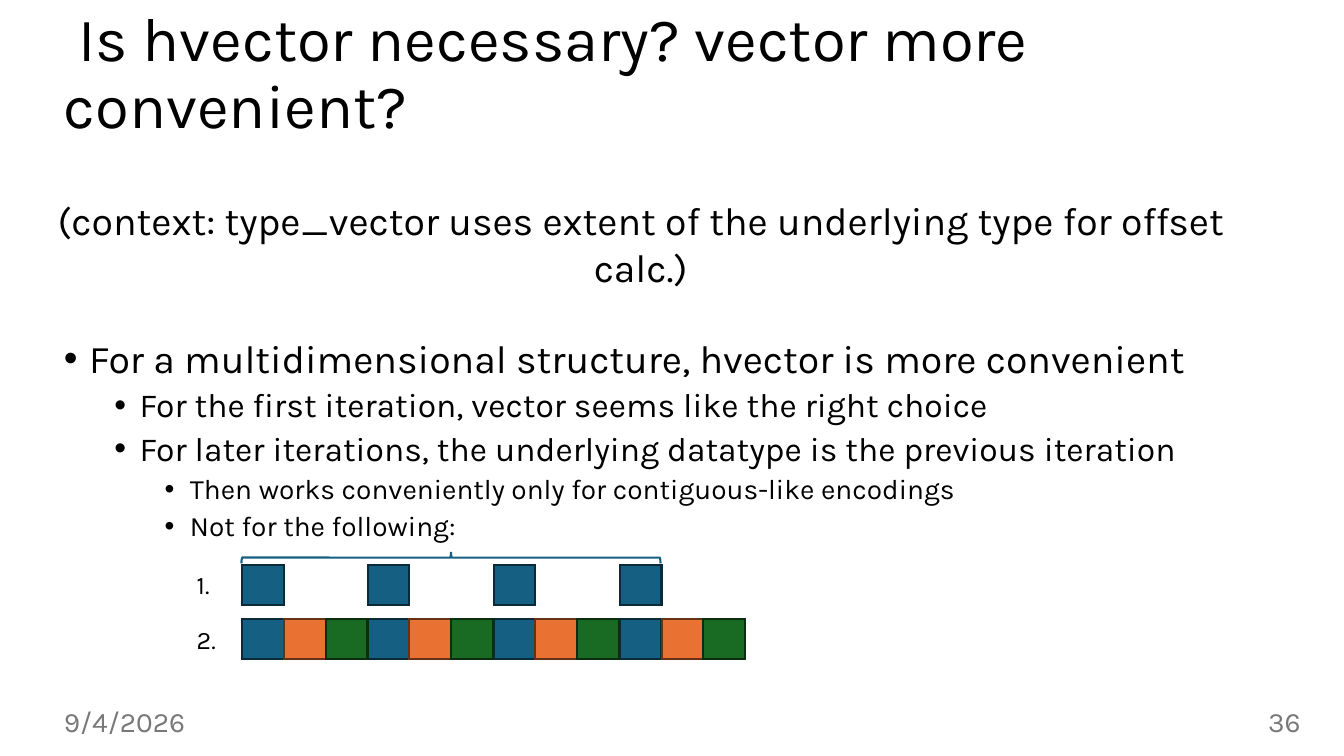
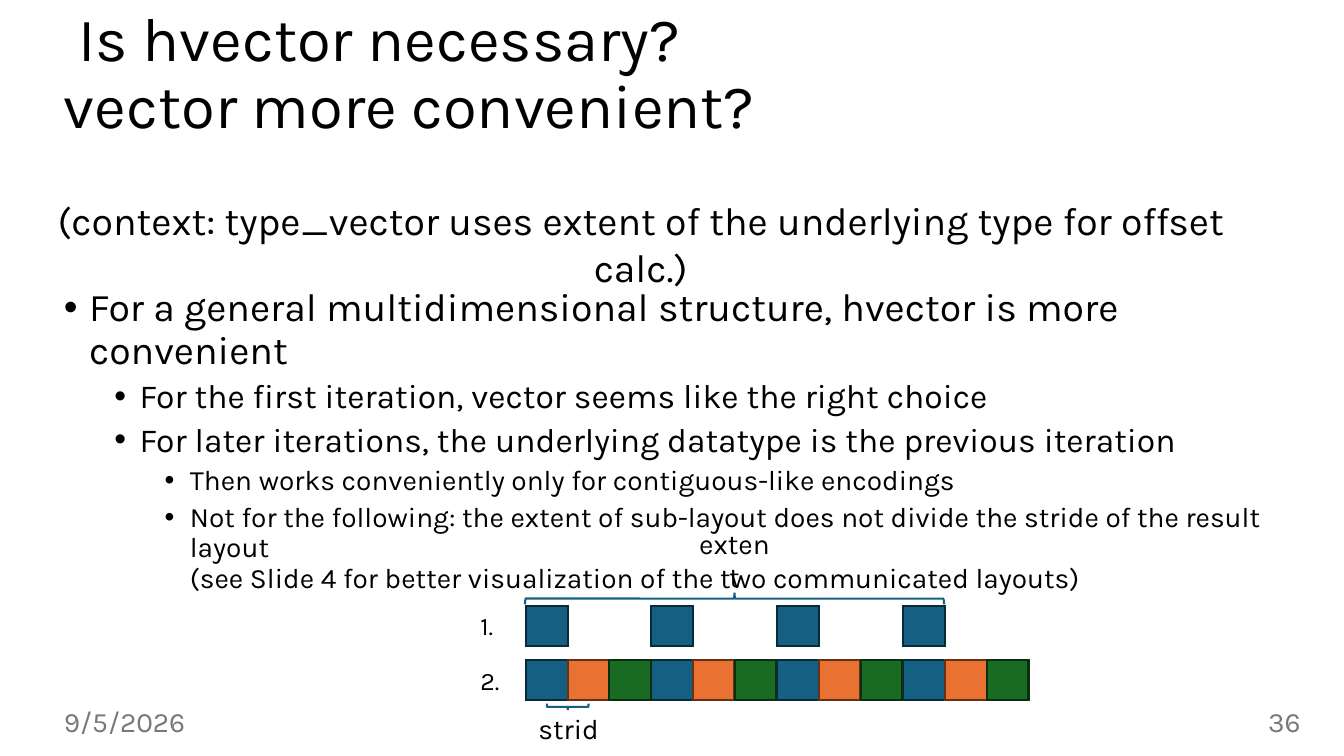
Before and after one commit to jiriklepl/phd-thesis, a slide deck: slide 36 of slides/Optimizing Memory Layouts and Traversal Orders in High-Performance Computing.pptx. Drawn at 1344x756 pixels with LibreOffice and Linux fonts; fonts in the diff are those of the drawing; background and template pictures are left out. Boxes give left, top, right and bottom in pixels: in the first picture for what was removed or moved away, otherwise in the second. Text is boxed around its words. In the diff, an @@ line names an element or a change of style, - is before the commit and + after.

```diff
--- a/slides/Optimizing Memory Layouts and Traversal Orders in High-Performance Computing.pptx
+++ b/slides/Optimizing Memory Layouts and Traversal Orders in High-Performance Computing.pptx
@@ title "Is hvector necessary? vector more ..." rewrapped from [64,19,1027,129] to [64,19,754,129] @@
@@ text at [89,294,1118,365]: text changed @@
-• For a multidimensional structure, hvector is more convenient
+• For a general multidimensional structure, hvector is more convenient
@@ text at [190,507,1261,595]: text changed @@
-    • Not for the following:
+    • Not for the following: the extent of sub-layout does not divide the stride of the result layout
+      (see Slide 4 for better visualization of the two communicated layouts)
@@ text added at [687,555,782,599], 20 pt, text #000000 @@
+extent
@@ 16 rectangles, 2 texts, 1 right brace: place and size @@
-16 rectangles, 2 texts, 1 right brace at [197,552,745,659]
+16 rectangles, 2 texts, 1 right brace at [480,593,1028,701]
@@ text at [64,711,185,734]: text changed @@
-9/4/2026
+9/5/2026
@@ text added at [523,707,613,751], 20 pt, text #000000 @@
+stride
@@ right brace added at [547,704,588,710], outline #156082 1.5 pt @@
```
Also in this commit, not shown: 43 other slides changed, 2 slides added.
